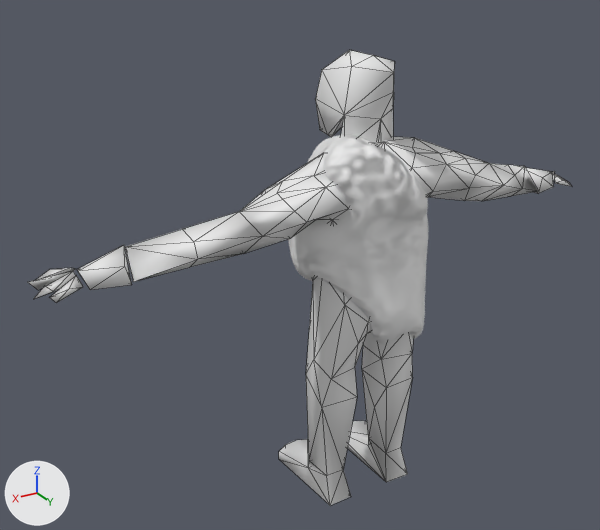
The FBX model Project/Assets/_Model/Human Model 2.fbx: old version first, new version second.
Both versions are drawn from a 50 mm lens placed at (1.274, 1.826, 1.686), pointed at (0.139, -0.065, 0.74). Every picture has the same lights, and +X, +Y and +Z are marked at lower left. Mesh edges are drawn as thin lines on the coarser meshes. Where no turn or scale is listed for an object, it has been applied to the vertices. Vertices at the same position are counted once.

Objects in the first picture: 'ClothingTest', 'Dummy'.
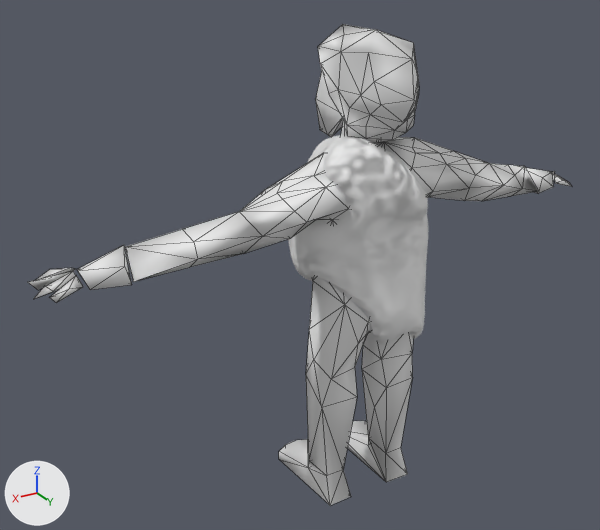
Changed parts and their boxes [x1, y1, x2, y2] in the pictures (600 x 530 px):
'Dummy', reshaped
    before: [28, 50, 572, 506]
    after: [28, 71, 572, 506]
'HairBase', added
    after: [318, 24, 419, 140]
part 1 of me_mesh_008, built on
    both: [306, 277, 388, 374]

What the commit changed:
me_mesh_008 is used by ob_dummy; location (0.0, 0.0, -0.463).
me_mesh_008 had 329 vertices, 538 faces and spanned x -0.9..0.9, y -0.18..0.18, z 0.48..1.8.
me_mesh_008 now has 330 vertices, 550 faces and spans x -0.9..0.9, y -0.18..0.18, z 0.48..1.8.
Part 1, on me_mesh_008:
2 vertices are removed from x 0.0, y 0.06..0.08, z 1.04.
18 faces are deleted.
1 vertex moves from x 0.0, y 0.05, z 1.04 to x 0.0, y 0.01, z 1.04.
3 vertices are added at (0.0, 0.07, 1.04), (-0.06, -0.03, 1.02), (0.06, -0.03, 1.02).
30 new faces join them.
Mesh me_mesh_002 is new.
It has 80 vertices, 138 faces and spans x -0.135..0.135, y -0.115..0.242, z 1.604..1.867.
Object 'HairBase' (ob_hairbase) is new; it shows me_mesh_002.
Its location is (0.0, 0.0, -0.463).
